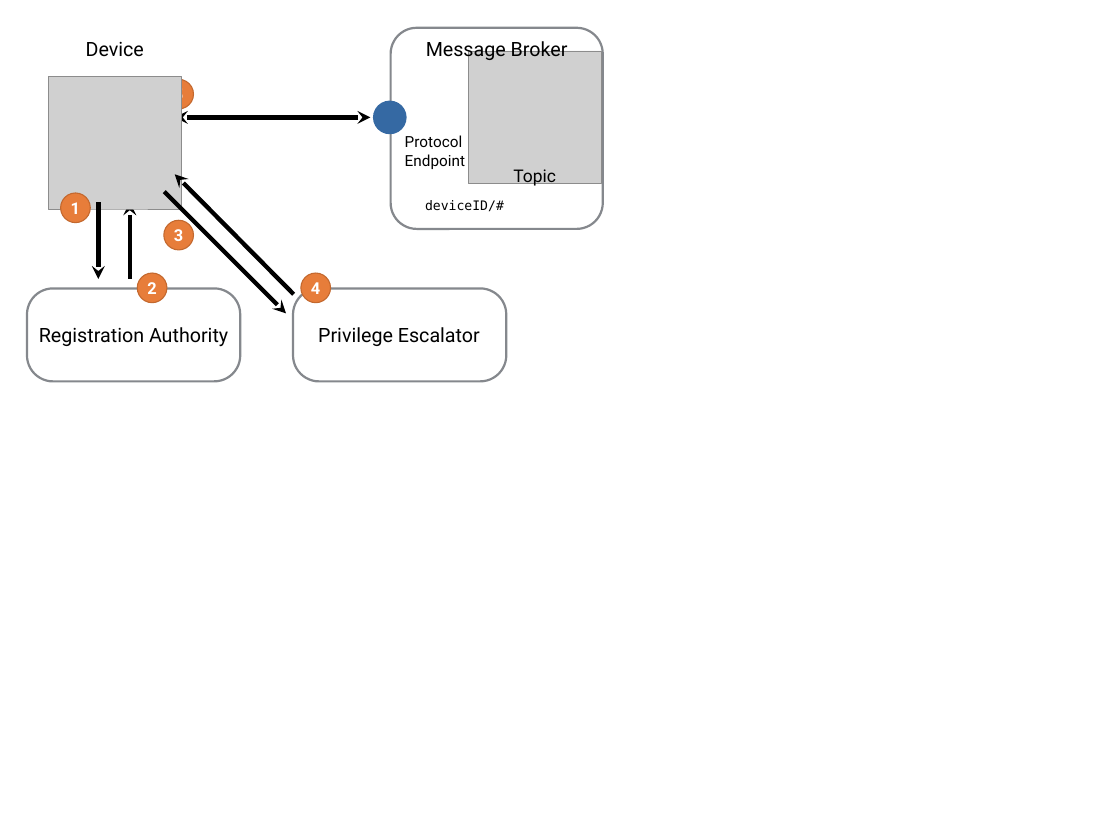
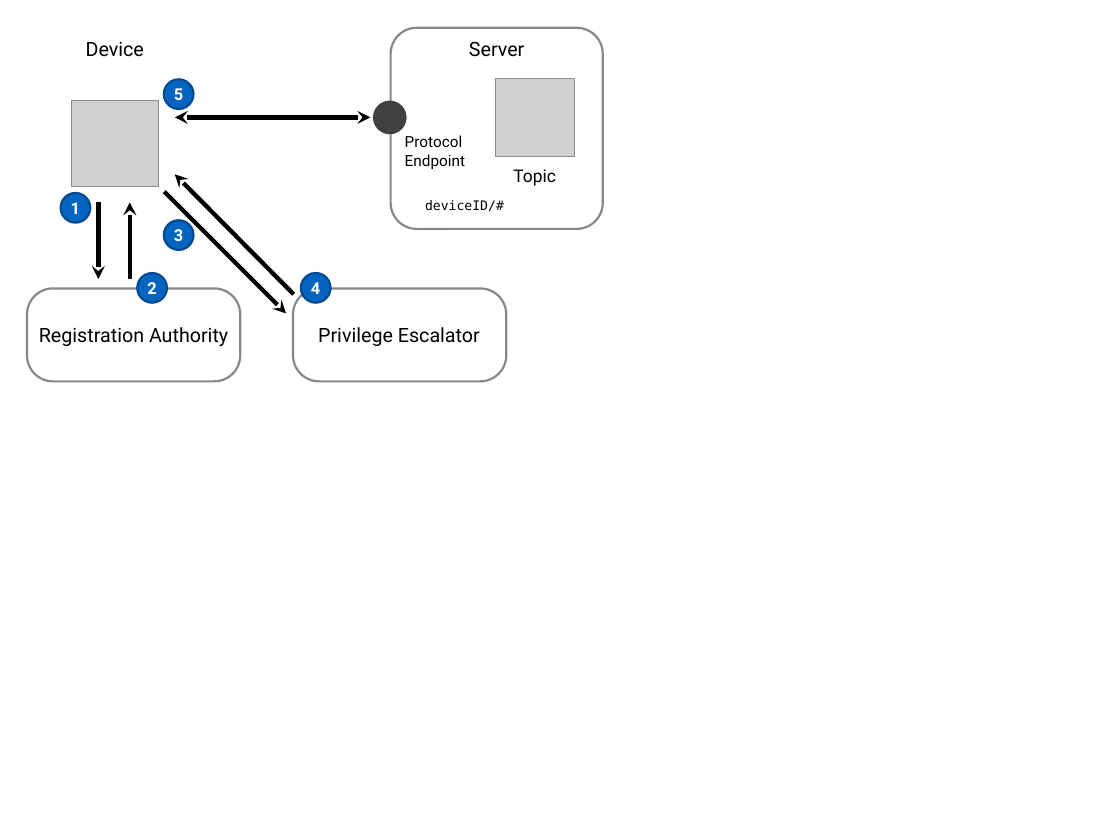
Before and after one commit to aws/iot-atlas, a slide deck: slide 1 of content/designs/device_bootstrap/atlas-bootstrap.pptx. Drawn at 1120x840 pixels with LibreOffice and Linux fonts; fonts in the diff are those of the drawing; grey boxes stand for pictures. Boxes give left, top, right and bottom in pixels: in the first picture for what was removed or moved away, otherwise in the second. Text is boxed around its words. In the diff, an @@ line names an element or a change of style, - is before the commit and + after.

```diff
--- a/content/designs/device_bootstrap/atlas-bootstrap.pptx
+++ b/content/designs/device_bootstrap/atlas-bootstrap.pptx
@@ text at (x1=469, y1=41, x2=524, y2=57): text changed @@
-Message Broker
+Server
@@ picture removed at (x1=469, y1=51, x2=602, y2=184) @@
@@ picture removed at (x1=48, y1=76, x2=181, y2=210) @@
@@ picture added at (x1=495, y1=78, x2=574, y2=157) @@
@@ picture added at (x1=72, y1=100, x2=158, y2=187) @@
@@ ellipse at (x1=373, y1=101, x2=407, y2=135): fill #3569A3 to #404040 @@
@@ fill #E77D3A to #0365C0; outline #C3682E 1 pt to #024B8E 2 pt in 5 elements at (x1=164, y1=80, x2=194, y2=109), (x1=137, y1=273, x2=167, y2=303), (x1=164, y1=221, x2=194, y2=250), (x1=301, y1=273, x2=331, y2=303), (x1=61, y1=193, x2=91, y2=223) @@
```
Also in this commit, not shown: 1 other file.
